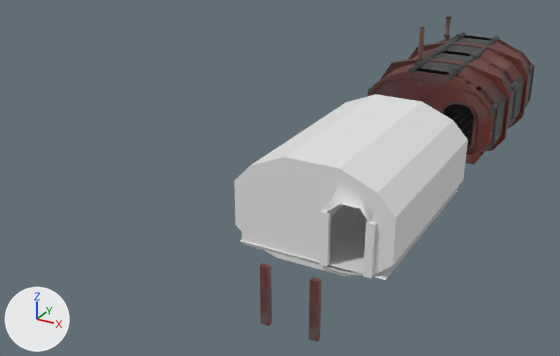
Before and after pictures for a commit that changed the Blender file Blender/oxygenroom.blend.
Before and after are seen from a 50 mm camera at (10.4, -24.9, 13.3) aimed at (-4.8, 2.7, -0.6). Arrows for +X, +Y and +Z are at lower left; the lights stay in place. The first picture is the older version.

The scene before the commit, as lines of its bpy script (objects in view):
```python
me_cube_001 = bpy.data.meshes.new('Cube.001')
me_cube_001.from_pydata(...)  # 140 vertices, 119 faces; spans x -3.0..3.0, y -4.09..4.09, z -0.34..3.56
me_cube_001.materials.append(None)
me_cube_002 = bpy.data.meshes.new('Cube.002')
me_cube_002.from_pydata(...)  # a box spanning x -0.95..-0.66, y -0.09..0.09, z -1.0..1.0; a box spanning x 0.66..0.95, y -0.09..0.09, z -1.0..1.0
me_cube_002.materials.append(mat_material_010)  # picture img_wall_png_003
me_cube_007 = bpy.data.meshes.new('Cube.007')
me_cube_007.from_pydata(...)  # 2316 vertices, 1944 faces; spans x -3.16..3.16, y -4.11..4.09, z -0.91..5.12
# faces by material slot: [125, 644, 666, 353, 156]
me_cube_007.materials.append(mat_material_001)  # picture img_wall_png_001
me_cube_007.materials.append(mat_material_002)  # picture img_bloody_rust_png_001
me_cube_007.materials.append(mat_material_003)  # picture img_metal_png_001
me_cube_007.materials.append(mat_material_004)  # picture img_matky_png
me_cube_007.materials.append(mat_material_005)  # picture img_wall3_png
ob_cube_001 = bpy.data.objects.new('Cube.001', me_cube_001)
ob_cube_001.location = (0.0, 0.0, 0.0)
ob_cube_002 = bpy.data.objects.new('Cube.002', me_cube_002)
ob_cube_002.location = (1.39, -8.0, 0.95)
ob_cube_014 = bpy.data.objects.new('Cube.014', me_cube_007)
ob_cube_014.location = (0.0, 12.0, 0.0)
```
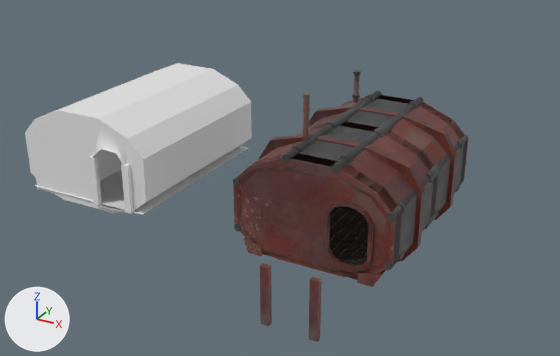
Pixel boxes (x1, y1, x2, y2) of what changed, in the pictures (560 x 356 px):
```json
{"object": "Cube.001", "change": "moved", "before": [234, 94, 468, 280], "after": [25, 63, 252, 215]}
{"object": "Cube.014", "change": "moved", "before": [368, 16, 535, 164], "after": [233, 70, 468, 287]}
```

Edits to the scene script, one JSON object a line:
```json
{"op": "set", "path": "ob_cube_014.location", "old": "(0.0, 12.0, 0.0)", "new": "(0.0, 0.0, 0.0)"}
{"op": "set", "path": "ob_cube_001.location", "old": "(0.0, 0.0, 0.0)", "new": "(-10.0, 0.0, 0.0)"}
```
